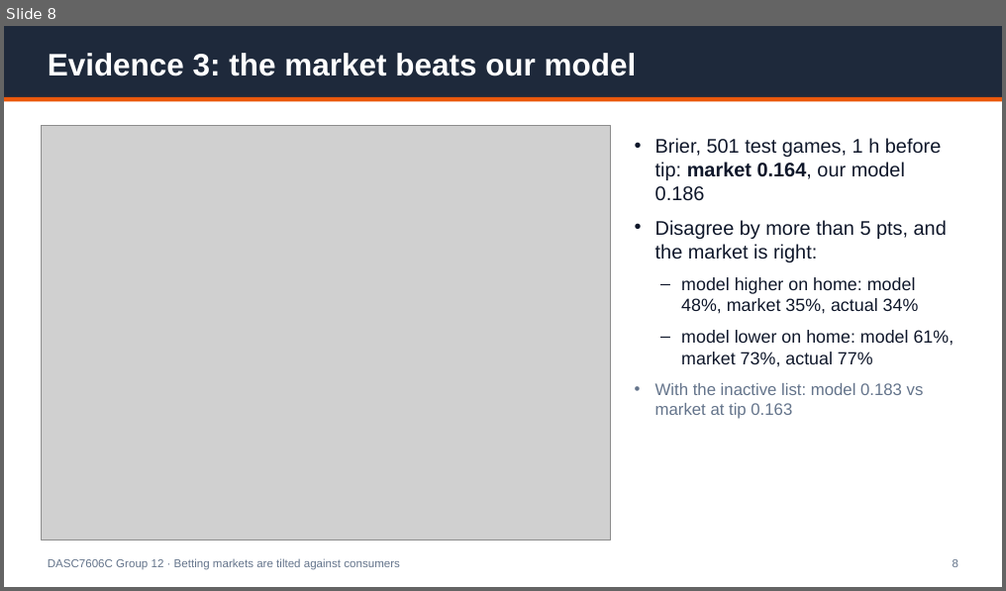
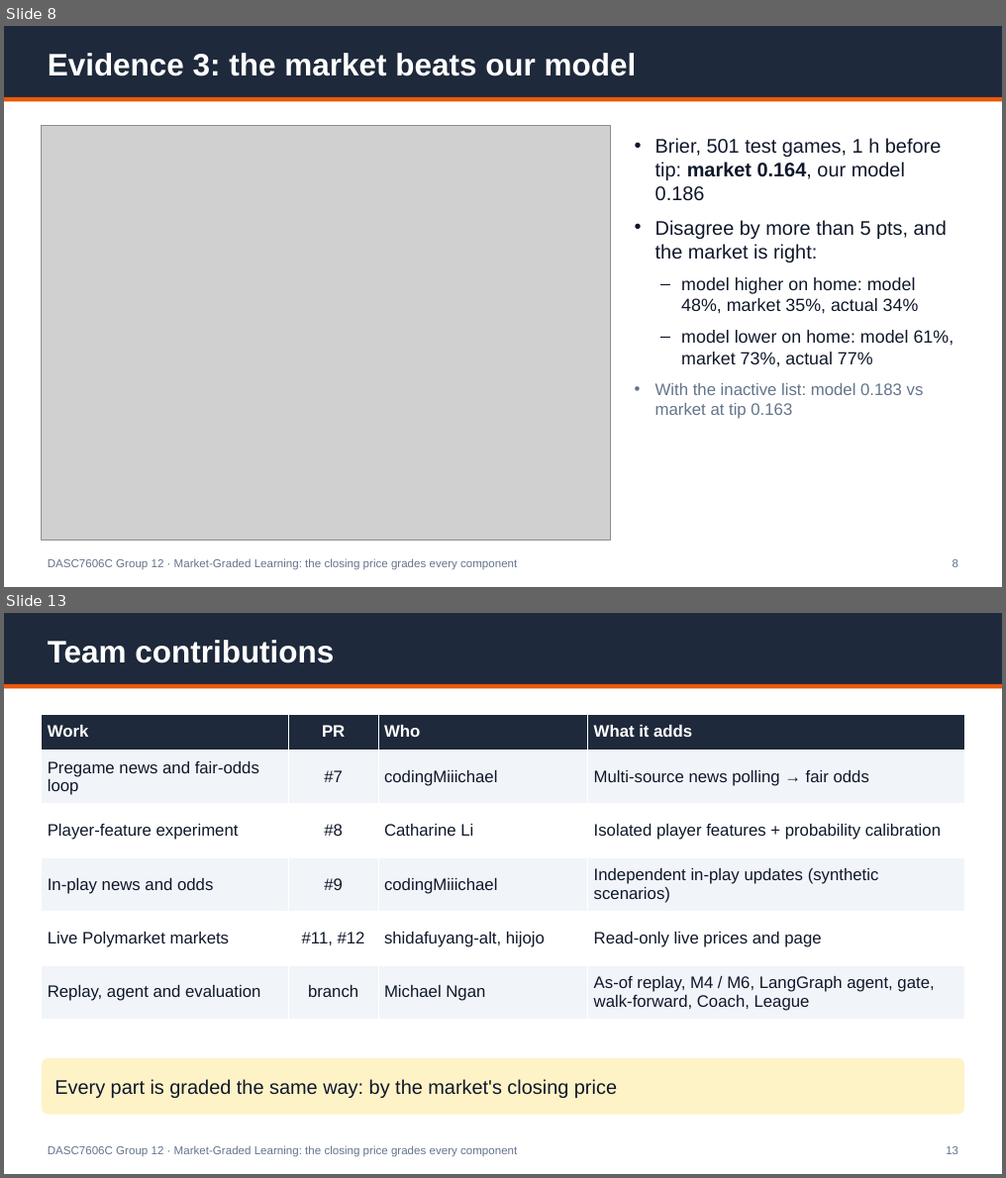
Before and after one commit to Michaelyzr/nba-agent, a slide deck: presentation/nba_agent_deck.pptx. Shown one above the other, each under a label of ours: slide 8 before the commit, slides 8 and 13 after it; the slides between them are not shown. The pictures are 1006x591 and 1006x1178 pixels, drawn with LibreOffice and Linux fonts; fonts in the diff are those of the drawing; grey boxes stand for pictures. Boxes give left, top, right and bottom in pixels: in the first picture for what was removed or moved away, otherwise in the second. Text is boxed around its words. In the diff, an @@ line names an element or a change of style, - is before the commit and + after.

```diff
--- a/presentation/nba_agent_deck.pptx
+++ b/presentation/nba_agent_deck.pptx
@@ slide 13 added at (4, 613, 1002, 1174), background #FFFFFF @@
@@ rectangle added at (4, 613, 1002, 684), fill #1E293B @@
@@ text added at (48, 640, 334, 663), 30 pt, text #FFFFFF, bold @@
+Team contributions
@@ rectangle added at (4, 684, 1002, 688), fill #EA580C @@
@@ table added at (42, 714, 964, 1020), 6 rows, 4 columns @@
+Work | PR | Who | What it adds
+Pregame news and fair-odds loop | #7 | codingMiiichael | Multi-source news polling → fair odds
+Player-feature experiment | #8 | Catharine Li | Isolated player features + probability calibration
+In-play news and odds | #9 | codingMiiichael | Independent in-play updates (synthetic scenarios)
+Live Polymarket markets | #11, #12 | shidafuyang-alt, hijojo | Read-only live prices and page
+Replay, agent and evaluation | branch | Michael Ngan | As-of replay, M4 / M6, LangGraph agent, gate, walk-forward, Coach, League
@@ rounded rectangle added at (42, 1059, 964, 1115), fill #FEF3C7 @@
@@ text added at (54, 1079, 617, 1098), 19 pt, text #0F172A @@
+Every part is graded the same way: by the market's closing price
@@ text added at (48, 1146, 517, 1157), 11 pt, text #64748B @@
+DASC7606C Group 12 · Market-Graded Learning: the closing price grades every component
@@ text added at (945, 1147, 958, 1155), 11 pt, text #64748B @@
+13
@@ slide 8 changed as well @@
@@ text at (48, 559, 517, 570): text changed @@
-DASC7606C Group 12 · Betting markets are tilted against consumers
+DASC7606C Group 12 · Market-Graded Learning: the closing price grades every component
```
Also in this commit, not shown: 9 other slides changed, 4 other slides added, 7 slides removed, 5 other files.
